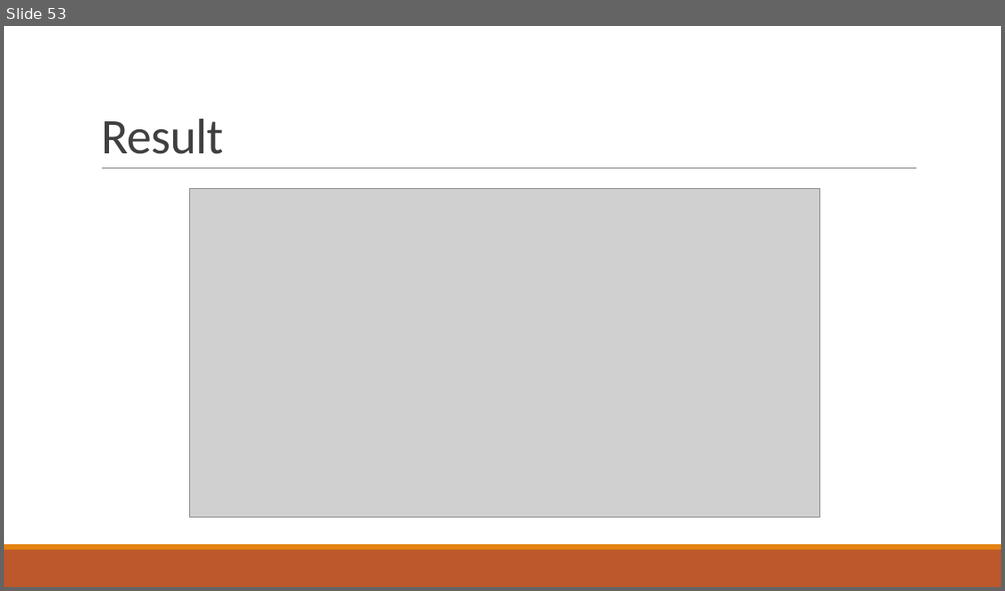
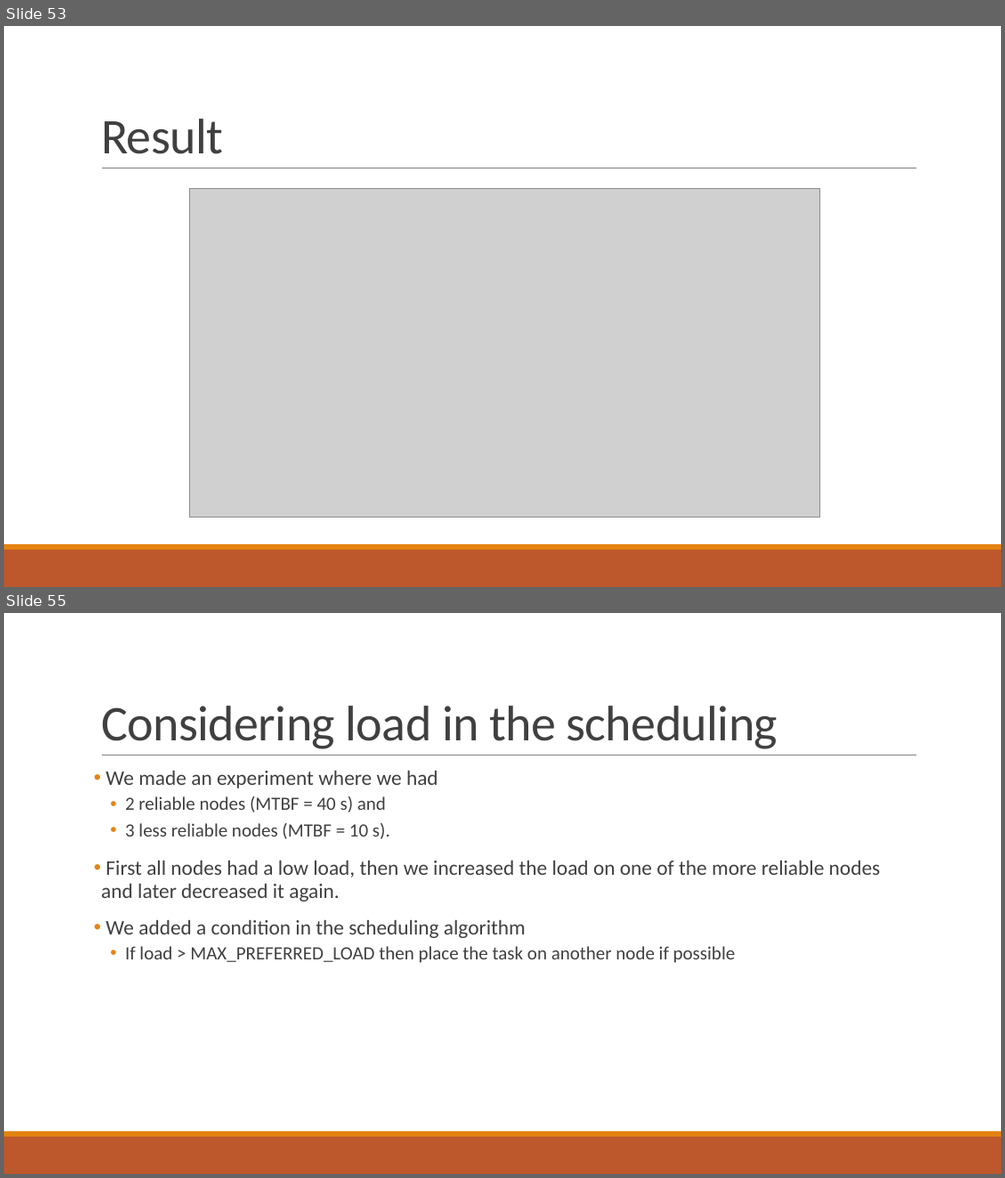
Before and after one commit to PStahl/master_thesis, a slide deck: presentation/presentation.pptx. Shown one above the other, each under a label of ours: slide 53 before the commit, slides 53 and 55 after it; the slides between them are not shown. The pictures are 1005x591 and 1005x1178 pixels, drawn with LibreOffice and Linux fonts; fonts in the diff are those of the drawing; grey boxes stand for pictures. Boxes give left, top, right and bottom in pixels: in the first picture for what was removed or moved away, otherwise in the second. Text is boxed around its words. In the diff, an @@ line names an element or a change of style, - is before the commit and + after.

```diff
--- a/presentation/presentation.pptx
+++ b/presentation/presentation.pptx
@@ slide 55 added at bbox=[4, 613, 1001, 1174], background #FFFFFF; not listed: 3 template elements that a slide beside it also shows @@
@@ title added at bbox=[101, 706, 778, 749], 48 pt, text #404040 @@
+Considering load in the scheduling
@@ text added at bbox=[101, 771, 881, 963], 20 pt, text #404040 @@
+• We made an experiment where we had
+  • 2 reliable nodes (MTBF = 40 s) and
+  • 3 less reliable nodes (MTBF = 10 s).
+• First all nodes had a low load, then we increased the load on one of the more reliable nodes and later decreased it again.
+• We added a condition in the scheduling algorithm
+  • If load > MAX_PREFERRED_LOAD then place the task on another node if possible
```
Also in this commit, not shown: 1 slide changed, 3 other slides added.
